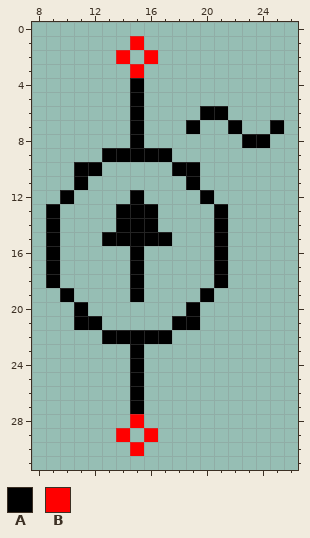
Edited in one commit: pixel-art sprite (simulationGUI/bitmaps/ac_current.png). Above, as it was before the edit.
The file is 32x32 pixels. Shown: x 8..26, y 0..31.
Palette (. is transparent): A #000000  B #ff0000
Pixels before, first column x 9:
 1 ......B..........
 2 .....B.B.........
 3 ......B..........
 4 ......A..........
 5 ......A..........
 6 ......A....AA....
 7 ......A...A..A..A
 8 ......A.......AA.
 9 ....AAAAA........
10 ..AA.....AA......
11 ..A.......A......
12 .A....A....A.....
13 A....AAA....A....
14 A....AAA....A....
15 A...AAAAA...A....
16 A.....A.....A....
17 A.....A.....A....
18 A.....A.....A....
19 .A....A....A.....
20 ..A.......A......
21 ..AA.....AA......
22 ....AAAAA........
23 ......A..........
24 ......A..........
25 ......A..........
26 ......A..........
27 ......A..........
28 ......B..........
29 .....B.B.........
30 ......B..........
New version:
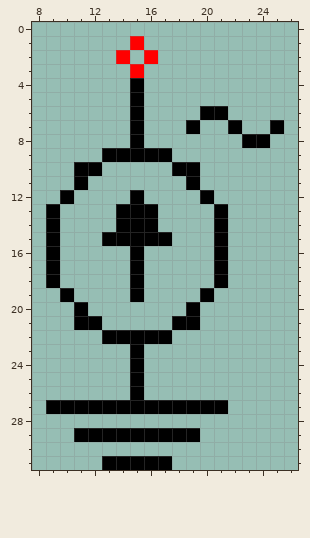
The exact change:
Colour A is added in row 27 at x 9 to 14 and 16 to 21; in row 29 at x 11 to 13, 15 and 17 to 19; in row 31 at x 13 to 17.
Colour A replaces colour B in row 29 at x 14 and 16.
The edit erases colour B in row 28 at x 15; in row 30 at x 15.
